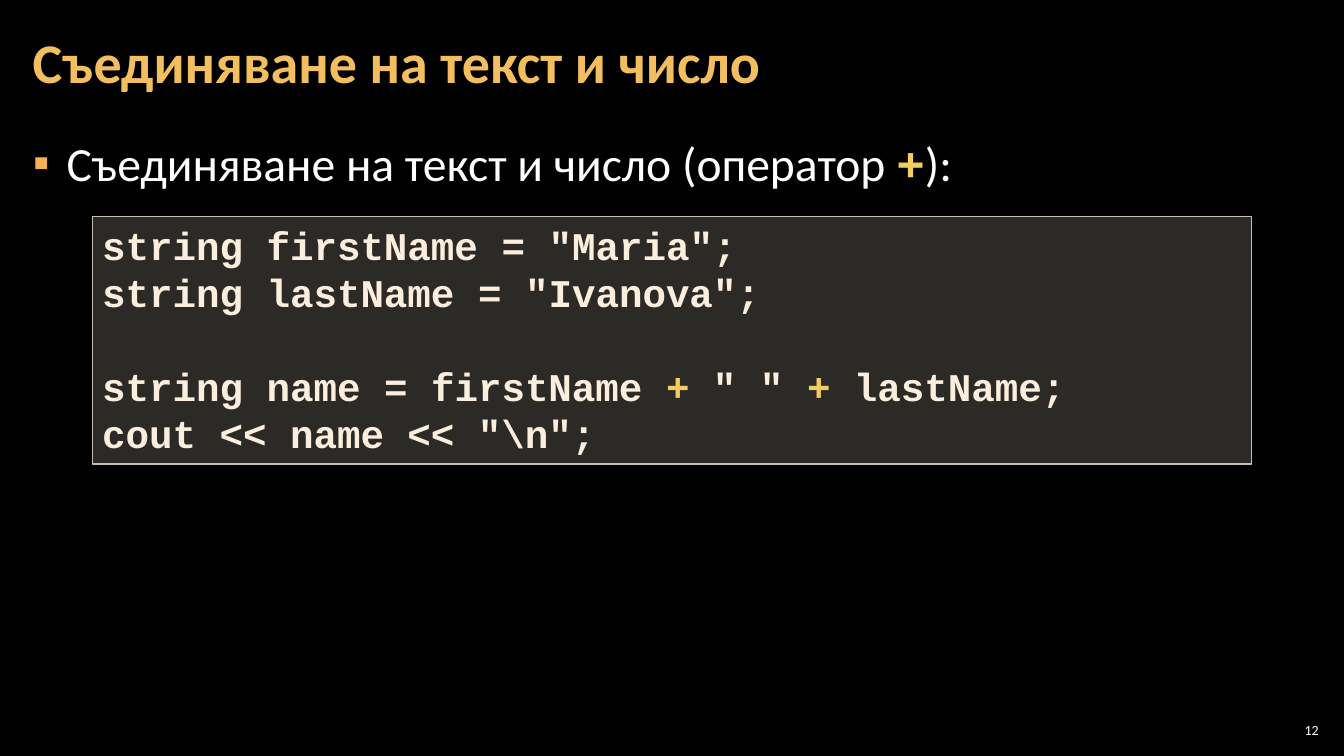
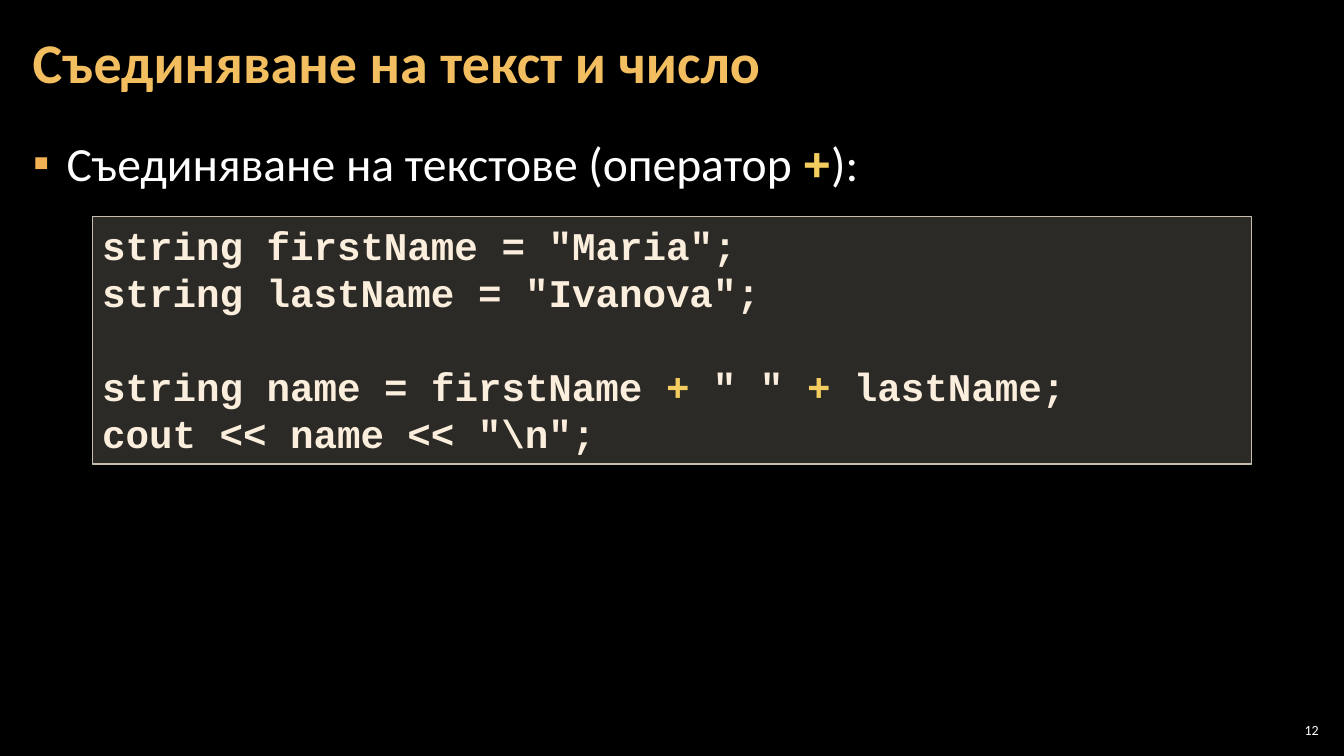
Before and after one commit to Software-University/C-plus-plus, a slide deck: slide 12 of 2. Simple-Calculations/2. Simple-Calculations.pptx. Drawn at 1344x756 pixels with LibreOffice and Linux fonts; fonts in the diff are those of the drawing; background and template pictures are left out. Boxes give left, top, right and bottom in pixels: in the first picture for what was removed or moved away, otherwise in the second. Text is boxed around its words. In the diff, an @@ line names an element or a change of style, - is before the commit and + after.

```diff
--- a/2. Simple-Calculations/2. Simple-Calculations.pptx
+++ b/2. Simple-Calculations/2. Simple-Calculations.pptx
@@ text at [67,146,791,189]: text changed @@
-▪ Съединяване на текст и число (оператор +):
+▪ Съединяване на текстове (оператор +):
```
Also in this commit, not shown: 2 other slides changed, 1 other file.
